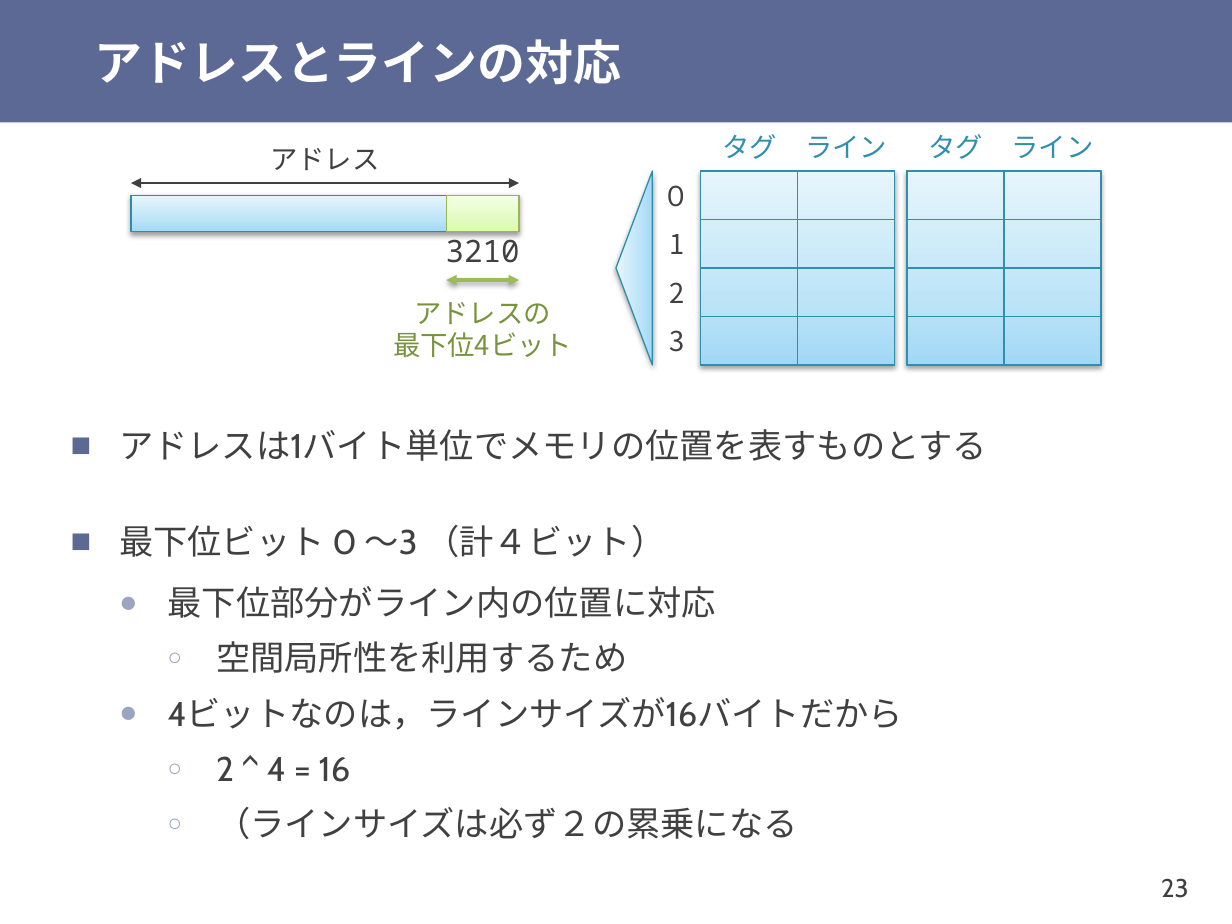
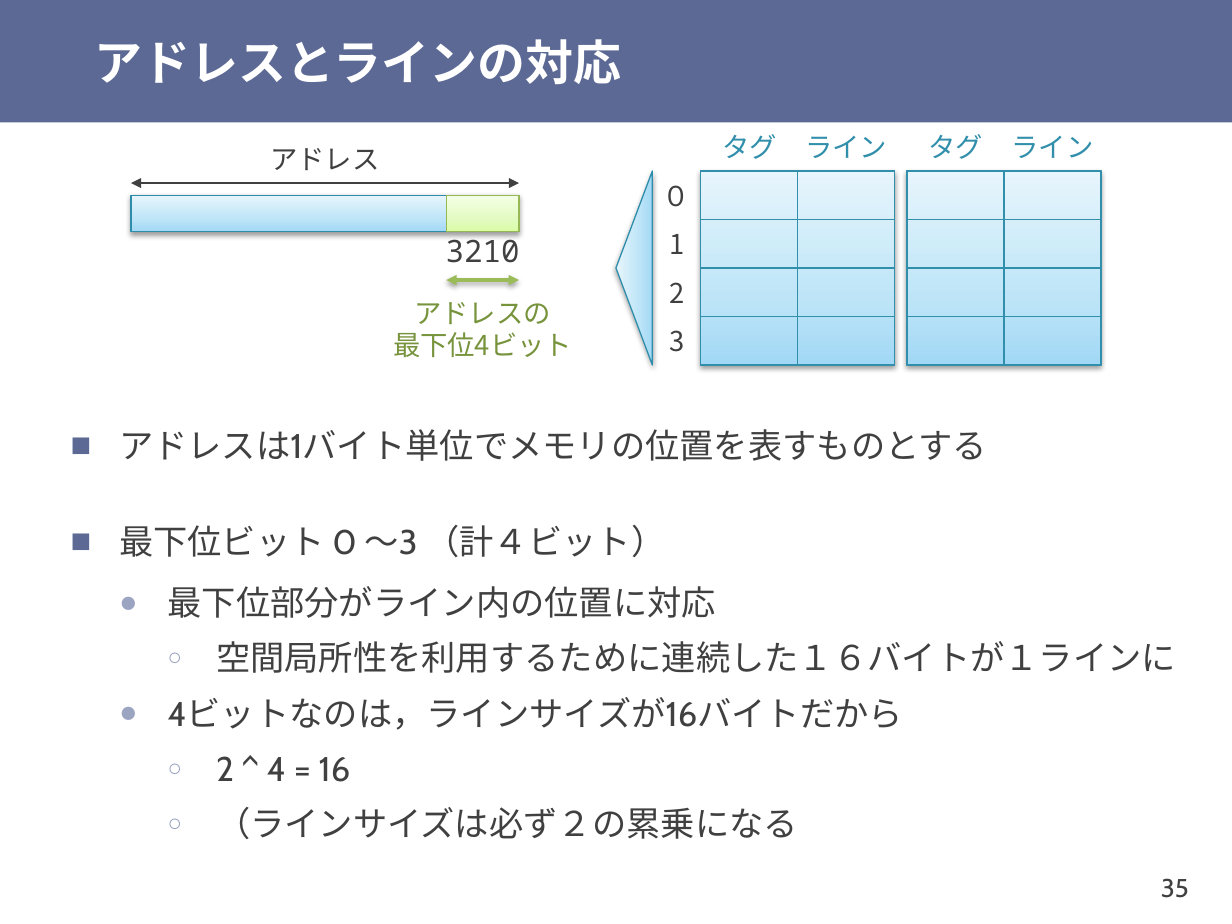
Before and after one commit to shioyadan/otya-computer-architecture-i, a slide deck: slide 35 of cai-shioya-10.pptx (slide 23 before the commit). Drawn at 1232x924 pixels with LibreOffice and Linux fonts; fonts in the diff are those of the drawing. Boxes give left, top, right and bottom in pixels: in the first picture for what was removed or moved away, otherwise in the second. Text is boxed around its words. In the diff, an @@ line names an element or a change of style, - is before the commit and + after.

```diff
--- a/cai-shioya-10.pptx
+++ b/cai-shioya-10.pptx
@@ text at (x1=216, y1=641, x2=1176, y2=673): text changed @@
-    ○ 空間局所性を利用するため
+    ○ 空間局所性を利用するために連続した１６バイトが１ラインに
@@ page number at (x1=1161, y1=878, x2=1189, y2=898): text changed @@
-23
+35
```
Also in this commit, not shown: 16 other slides changed, 52 slides added, 3 other files.
